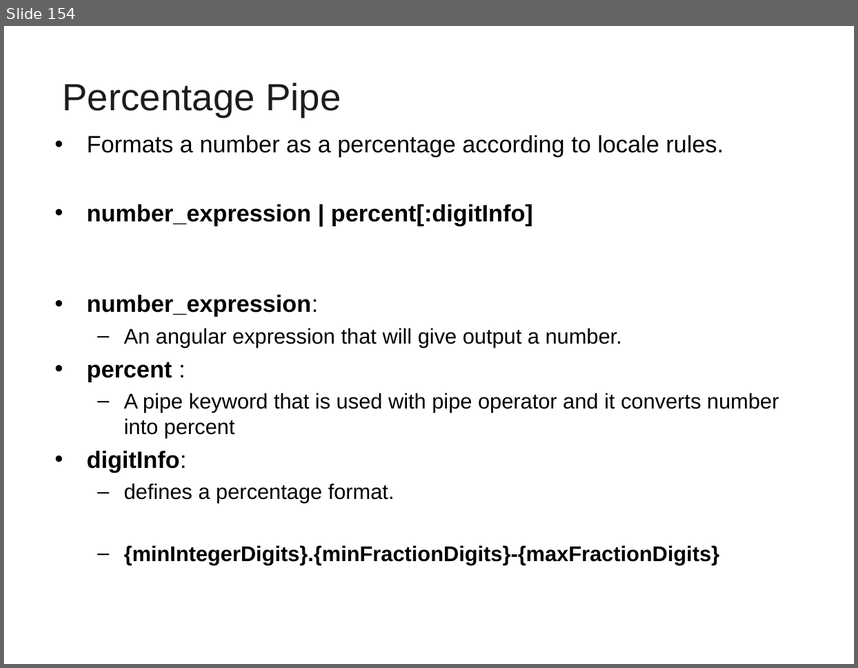
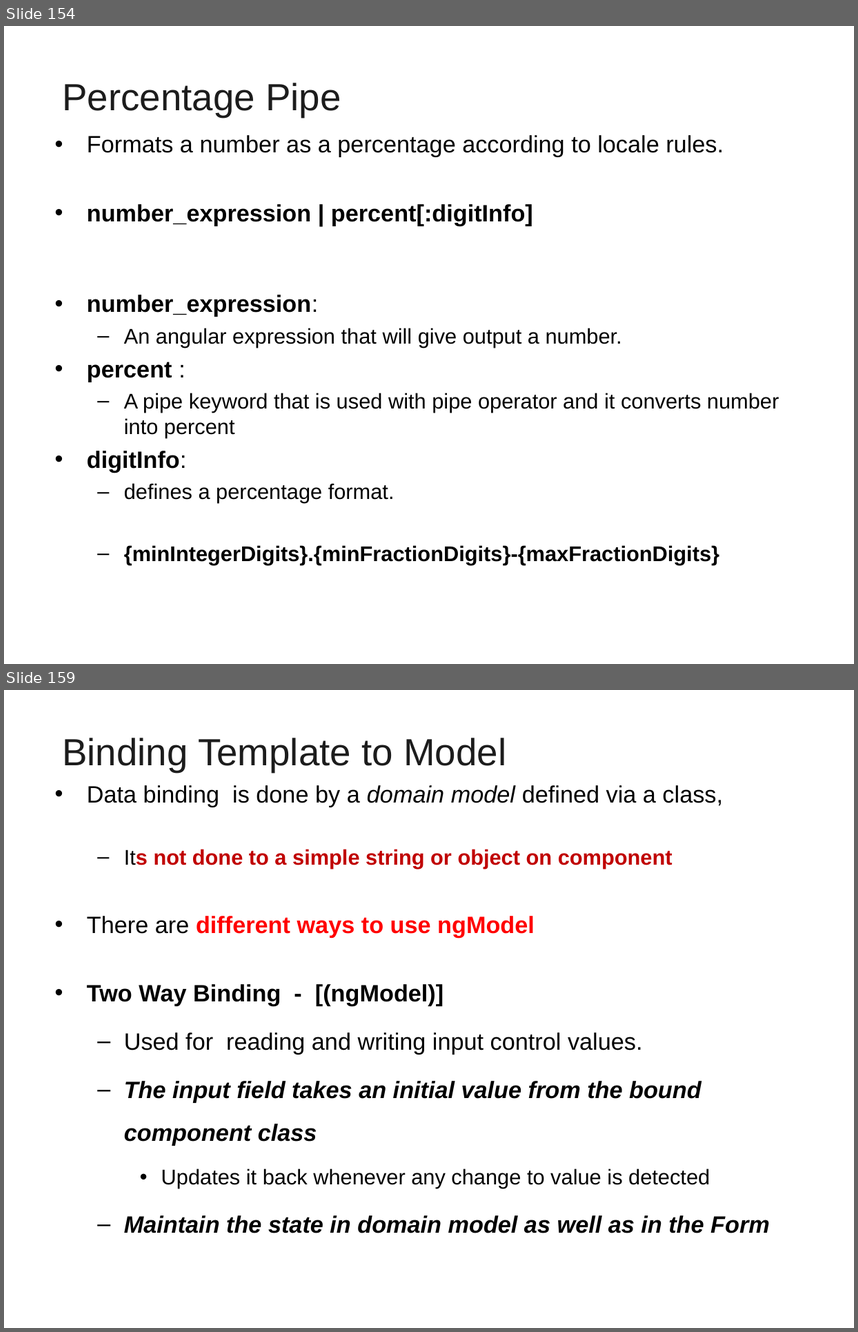
Before and after one commit to vatsanTraining/corejava, a slide deck: Angular_HSBC.ppt. Shown one above the other, each under a label of ours: slide 154 before the commit, slides 154 and 159 after it; the slides between them are not shown. The pictures are 858x668 and 858x1332 pixels, drawn with LibreOffice and Linux fonts; fonts in the diff are those of the drawing; background and template pictures are left out. Boxes give left, top, right and bottom in pixels: in the first picture for what was removed or moved away, otherwise in the second. Text is boxed around its words. In the diff, an @@ line names an element or a change of style, - is before the commit and + after.

```diff
--- a/Angular_HSBC.ppt
+++ b/Angular_HSBC.ppt
@@ slide 159 added at (4, 690, 854, 1328), background picture (left out) @@
@@ title added at (62, 738, 506, 772), 32 pt, text #1C1C1C @@
+Binding Template to Model
@@ text added at (87, 785, 770, 1233), 20 pt, text #000000, bold @@
+• Data binding is done by a domain model defined via a class,
+  – Its not done to a simple string or object on component
+• There are different ways to use ngModel
+• Two Way Binding - [(ngModel)]
+  – Used for reading and writing input control values.
+  – The input field takes an initial value from the bound component class
+    • Updates it back whenever any change to value is detected
+  – Maintain the state in domain model as well as in the Form
```
Also in this commit, not shown: 1 slide changed, 12 other slides added.
